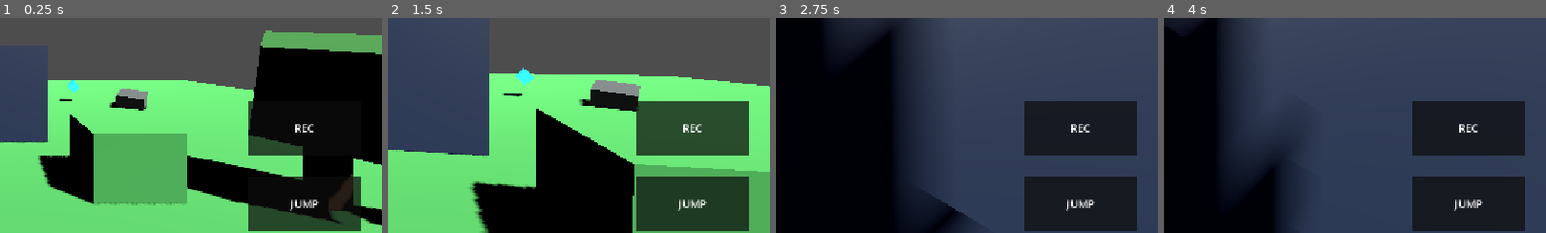
Above: before the commit, frames 1-4 (left to right).
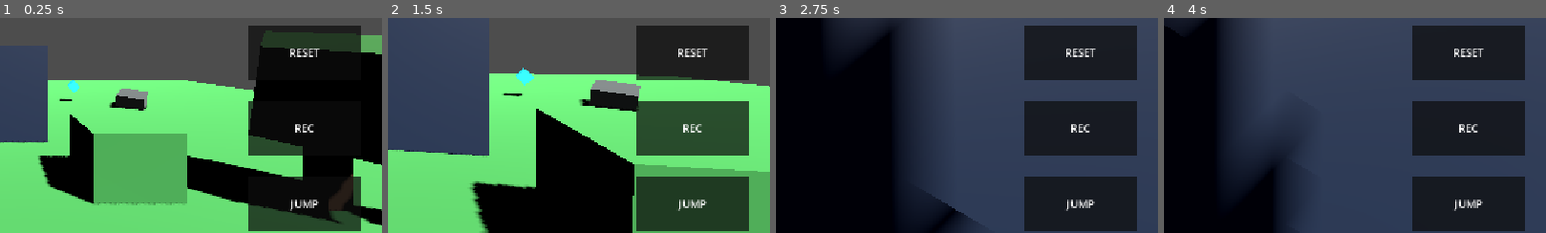
Above: after the commit, the same moments.

Repository: tan15hacks/lowpoly-android
Game: Godot game, scene res://scenes/main.tscn
Same seed, same stepped clock (60 frames per second), same inputs: the game is played once before the commit and once after it.
Inputs (mouse positions are % of the whole screen's width and height, from its top left):
- Up to frame 1 (0.25 s): no input
- Up to frame 2 (1.5 s): move the mouse to (55, 50) at 0.52 s; hold W (move_forward) from 0.53 s (still down); tap Space (jump) at 0.77 s; move the mouse to (45, 50) at 1.27 s
- Up to frame 3 (2.75 s): keep holding W (move_forward); tap Space (jump) at 1.52 s; move the mouse to (52, 48) at 2.02 s
- Up to frame 4 (4 s): keep holding W (move_forward); move the mouse to (49, 52) at 2.77 s; tap Space (jump) at 3.02, 3.77 s; move the mouse to (57, 51) at 3.52 s
The pictures show only the part of the screen within x 50-100%, y 42-92%; the shares and areas given below are measured in that part.

The runs differ from the first frame. In frame 1, 3.8% of the frame differs, in the area x 65-95%, y 3-29%; in frame 2, 7.4%; in frame 3, 7.4%; in frame 4, 7.4%.

Commit message:
Add runtime reset mobile button

Diff:
--- a/lowpoly-android/scripts/mobile_controls.gd
+++ b/lowpoly-android/scripts/mobile_controls.gd
@@ -4,6 +4,7 @@
 signal look_changed(delta: Vector2)
 signal jump_pressed
 signal record_pressed
+signal reset_pressed
 
 @export var joystick_radius: float = 95.0
 @export var look_sensitivity: float = 0.009
@@ -15,6 +16,7 @@
 var last_look_pos: Vector2 = Vector2.ZERO
 var jump_rect: Rect2 = Rect2()
 var record_rect: Rect2 = Rect2()
+var reset_rect: Rect2 = Rect2()
 
 @onready var joystick_base: Control = $JoystickBase
 @onready var joystick_knob: Control = $JoystickBase/JoystickKnob
@@ -23,7 +25,11 @@
 @onready var jump_label: Label = $JumpPanel/Label
 @onready var record_label: Label = $RecordPanel/Label
 
+var reset_panel: ColorRect
+var reset_label: Label
+
 func _ready() -> void:
+	_create_reset_panel()
 	get_viewport().size_changed.connect(_position_buttons)
 	_position_buttons()
 	_reset_joystick()
@@ -42,6 +48,9 @@
 			return
 		if record_rect.has_point(event.position):
 			record_pressed.emit()
+			return
+		if reset_rect.has_point(event.position):
+			reset_pressed.emit()
 			return
 		if event.position.x < screen_size.x * 0.5 and move_touch_id == -1:
 			move_touch_id = event.index
@@ -85,8 +94,10 @@
 	var button_size := Vector2(170, 84)
 	jump_rect = Rect2(Vector2(screen_size.x - button_size.x - 32, screen_size.y - button_size.y - 55), button_size)
 	record_rect = Rect2(Vector2(screen_size.x - button_size.x - 32, screen_size.y - (button_size.y * 2.0) - 85), button_size)
+	reset_rect = Rect2(Vector2(screen_size.x - button_size.x - 32, screen_size.y - (button_size.y * 3.0) - 115), button_size)
 	_apply_panel_rect(jump_panel, jump_label, jump_rect, "JUMP")
 	_apply_panel_rect(record_panel, record_label, record_rect, "REC")
+	_apply_panel_rect(reset_panel, reset_label, reset_rect, "RESET")
 
 func _apply_panel_rect(panel: ColorRect, label: Label, rect: Rect2, text: String) -> void:
 	panel.position = rect.position
@@ -97,3 +108,11 @@
 	label.text = text
 	label.horizontal_alignment = HORIZONTAL_ALIGNMENT_CENTER
 	label.vertical_alignment = VERTICAL_ALIGNMENT_CENTER
+
+func _create_reset_panel() -> void:
+	reset_panel = ColorRect.new()
+	reset_panel.name = "ResetPanel"
+	add_child(reset_panel)
+	reset_label = Label.new()
+	reset_label.name = "Label"
+	reset_panel.add_child(reset_label)
